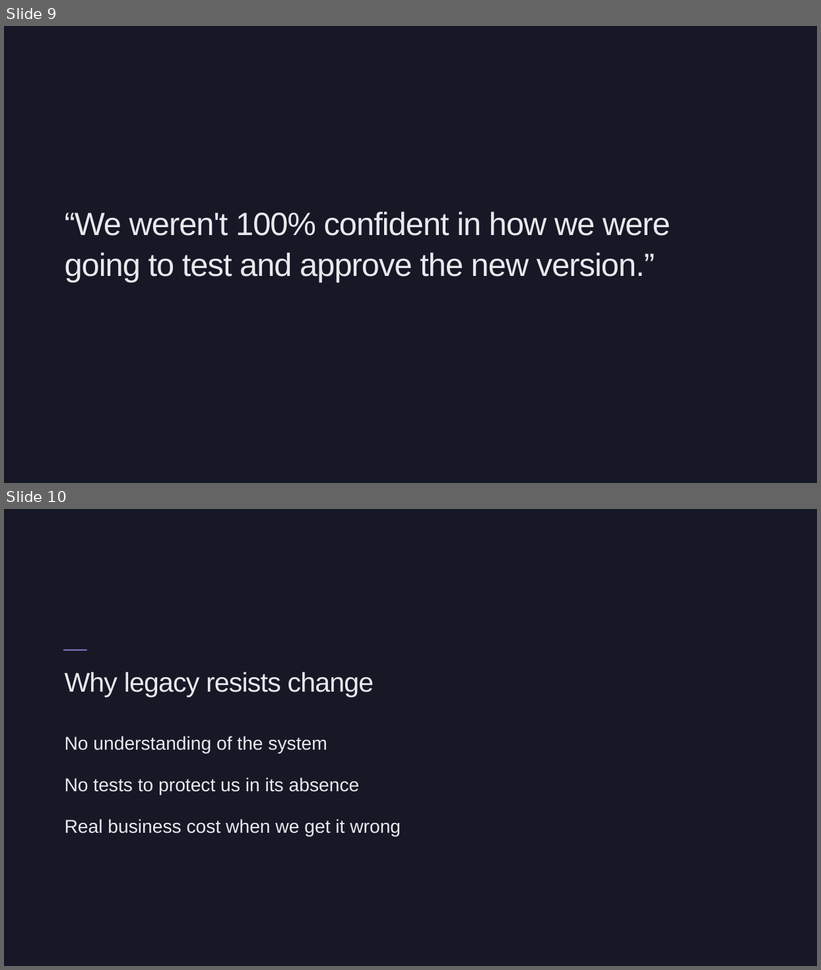
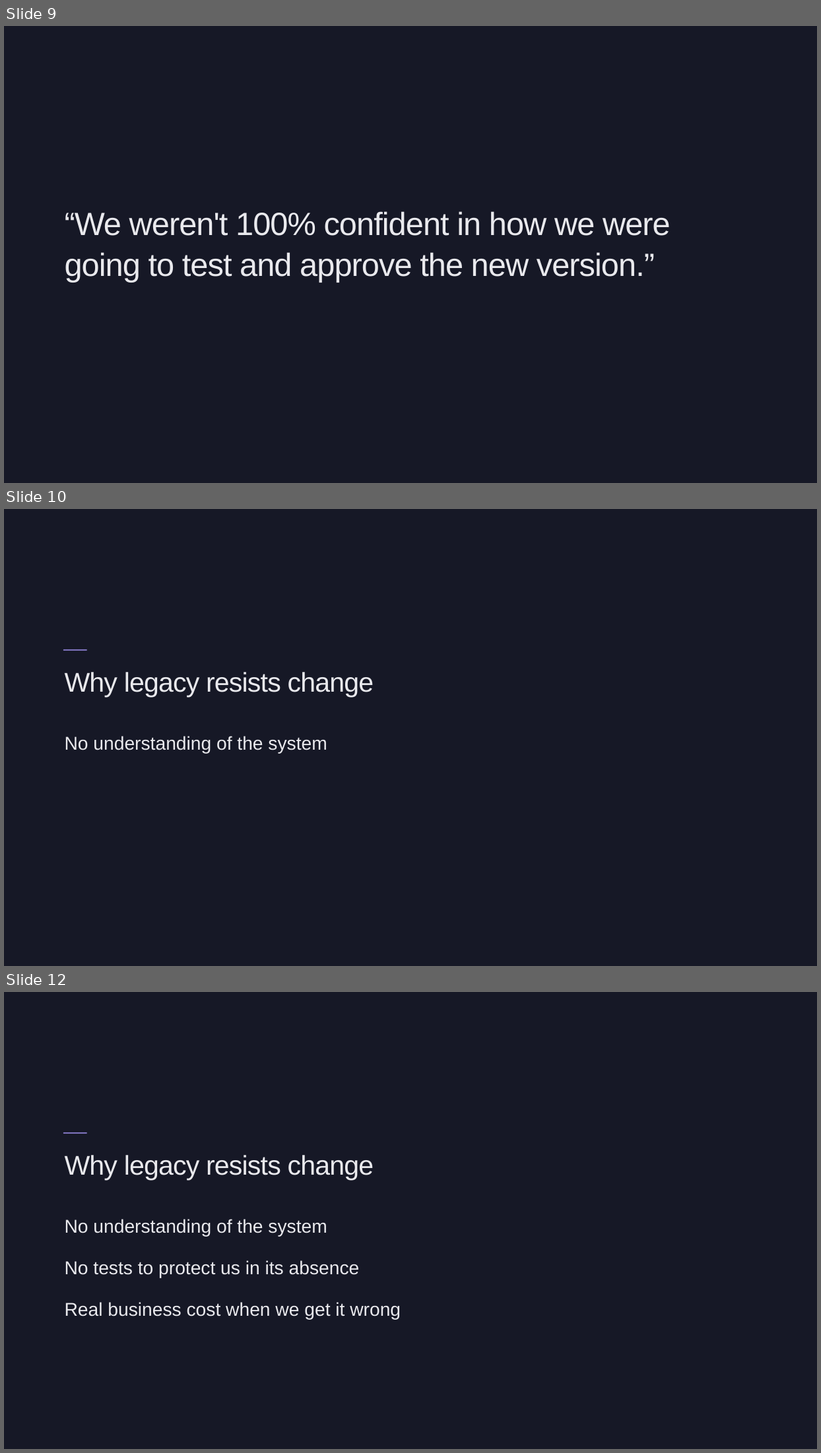
Before and after one commit to Bradleywboggs/ai-assisted-legacy-refactors-kcdc-2026, a slide deck: AI_Assisted_Legacy_Refactors.pptx. Shown one above the other, each under a label of ours: slides 9 and 10 before the commit, slides 9, 10 and 12 after it; the slides between them are not shown. The pictures are 821x970 and 821x1453 pixels, drawn with LibreOffice and Linux fonts; fonts in the diff are those of the drawing. Boxes give left, top, right and bottom in pixels: in the first picture for what was removed or moved away, otherwise in the second. Text is boxed around its words. In the diff, an @@ line names an element or a change of style, - is before the commit and + after.

```diff
--- a/AI_Assisted_Legacy_Refactors.pptx
+++ b/AI_Assisted_Legacy_Refactors.pptx
@@ slide 10 added at (x1=4, y1=509, x2=817, y2=966), background #161826 @@
@@ rectangle added at (x1=63, y1=650, x2=87, y2=650), fill #9184D9 @@
@@ text added at (x1=65, y1=672, x2=374, y2=697), 48 pt, text #E9E9ED @@
+Why legacy resists change
@@ text added at (x1=65, y1=736, x2=327, y2=754), 33 pt, text #E9E9ED @@
+No understanding of the system
@@ what was slide 10 is now slide 12 @@
```
Also in this commit, not shown: 2 slides changed, 1 other slide added, 3 slides removed.
